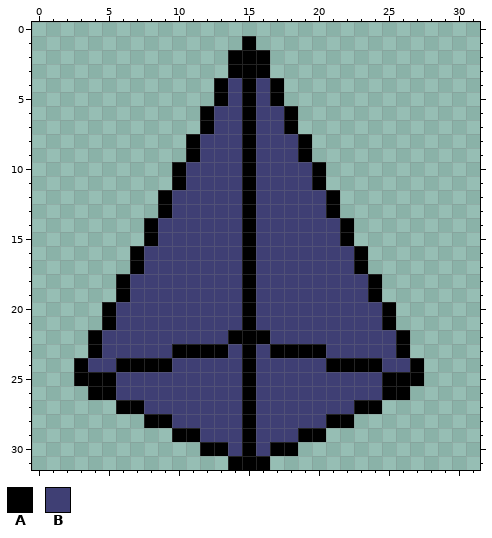
One commit to this pixel-art file: games/my sprites/crystal_1.ase. This is how it looked before the edit.
32x32 pixels, 1 frame.
Palette (. is transparent): A #000000  B #3f3f74
Pixels before, first column x 3:
 1 ............A............
 2 ...........AAA...........
 3 ...........AAA...........
 4 ..........ABABA..........
 5 ..........ABABA..........
 6 .........ABBABBA.........
 7 .........ABBABBA.........
 8 ........ABBBABBBA........
 9 ........ABBBABBBA........
10 .......ABBBBABBBBA.......
11 .......ABBBBABBBBA.......
12 ......ABBBBBABBBBBA......
13 ......ABBBBBABBBBBA......
14 .....ABBBBBBABBBBBBA.....
15 .....ABBBBBBABBBBBBA.....
16 ....ABBBBBBBABBBBBBBA....
17 ....ABBBBBBBABBBBBBBA....
18 ...ABBBBBBBBABBBBBBBBA...
19 ...ABBBBBBBBABBBBBBBBA...
20 ..ABBBBBBBBBABBBBBBBBBA..
21 ..ABBBBBBBBBABBBBBBBBBA..
22 .ABBBBBBBBBAAABBBBBBBBBA.
23 .ABBBBBAAAABABAAAABBBBBA.
24 ABBAAAABBBBBABBBBBAAAABBA
25 AAABBBBBBBBBABBBBBBBBBAAA
26 .AABBBBBBBBBABBBBBBBBBAA.
27 ...AABBBBBBBABBBBBBBAA...
28 .....AABBBBBABBBBBAA.....
29 .......AABBBABBBAA.......
30 .........AABABAA.........
31 ...........AAA...........
The result:
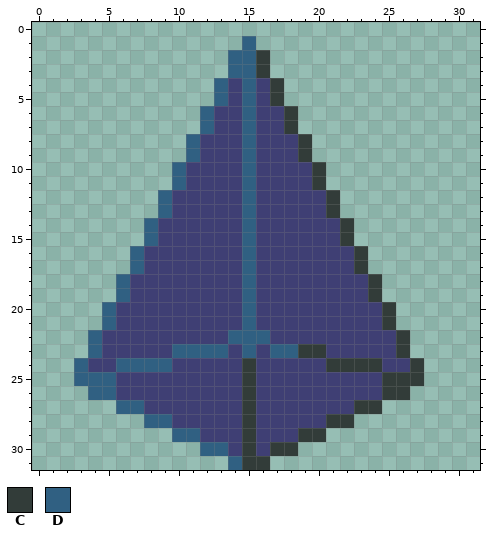
Colours new in this view: C #323c39  D #306082
Diff:
Changed rows in their new state; - is an unchanged pixel.
first column x 3:
 1 ------------D------------
 2 -----------DDC-----------
 3 -----------DDC-----------
 4 ----------D-D-C----------
 5 ----------D-D-C----------
 6 ---------D--D--C---------
 7 ---------D--D--C---------
 8 --------D---D---C--------
 9 --------D---D---C--------
10 -------D----D----C-------
11 -------D----D----C-------
12 ------D-----D-----C------
13 ------D-----D-----C------
14 -----D------D------C-----
15 -----D------D------C-----
16 ----D-------D-------C----
17 ----D-------D-------C----
18 ---D--------D--------C---
19 ---D--------D--------C---
20 --D---------D---------C--
21 --D---------D---------C--
22 -D---------DDD---------C-
23 -D-----DDDD-D-DDCC-----C-
24 D--DDDD-----C-----CCCC--C
25 DDD---------C---------CCC
26 -DD---------C---------CC-
27 ---DD-------C-------CC---
28 -----DD-----C-----CC-----
29 -------DD---C---CC-------
30 ---------DD-C-CC---------
31 -----------DCC-----------
Pixel boxes of the changes (left, top, right, bottom) in both pictures:
changed: (74, 36, 424, 470)
